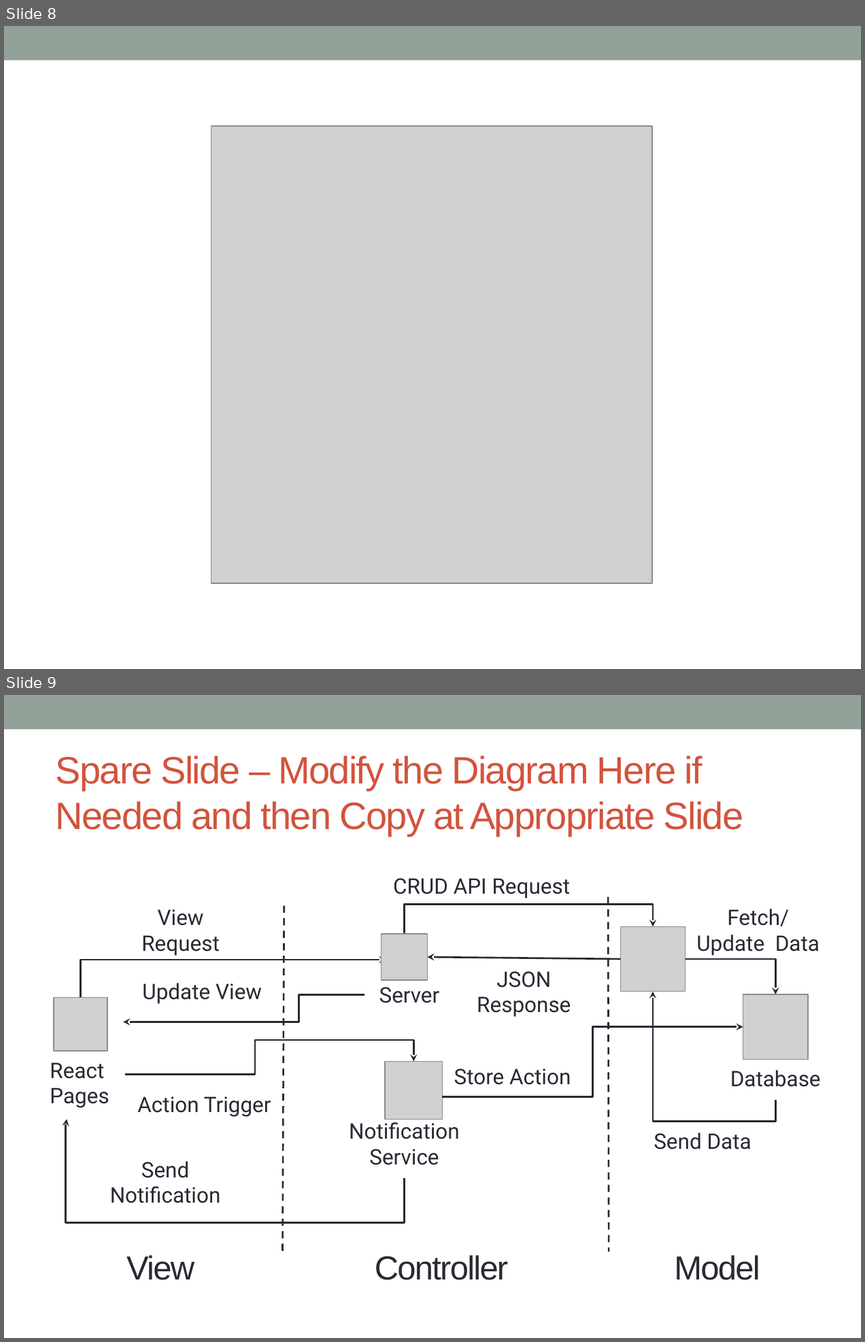
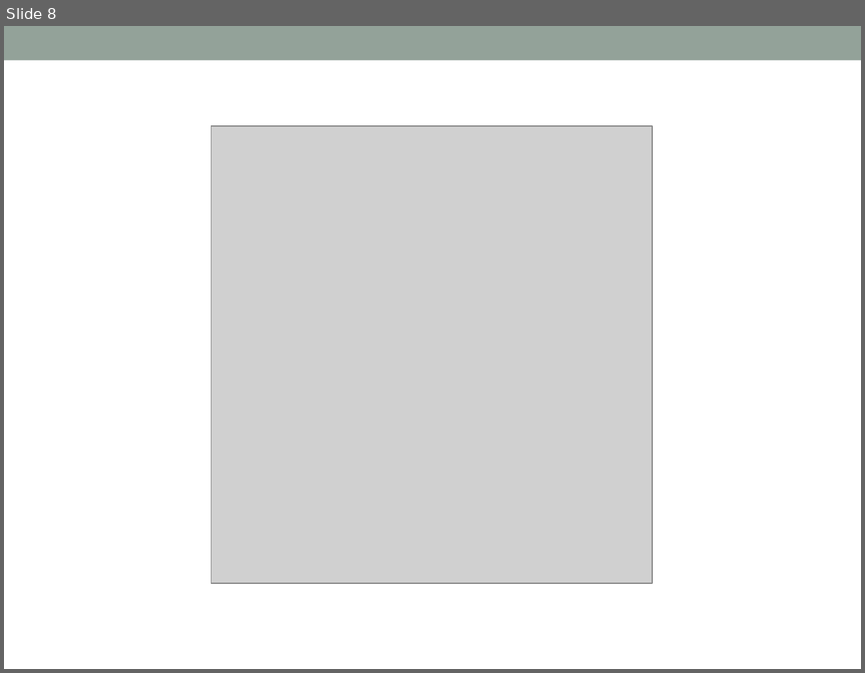
Before and after one commit to sheikhDipta003/CSE408-BUET-Software-Development, a slide deck: system-design/TechShoppers - System Architecture.pptx. Shown one above the other, each under a label of ours: slides 8 and 9 before the commit, slide 8 after it. The pictures are 865x1342 and 865x673 pixels, drawn with LibreOffice and Linux fonts; fonts in the diff are those of the drawing; grey boxes stand for pictures. Boxes give left, top, right and bottom in pixels: in the first picture for what was removed or moved away, otherwise in the second. Text is boxed around its words. In the diff, an @@ line names an element or a change of style, - is before the commit and + after.

Commit message:
[DOCS] System Arch, changed control flow diagram

```diff
--- a/system-design/TechShoppers - System Architecture.pptx
+++ b/system-design/TechShoppers - System Architecture.pptx
@@ slide 9 removed at (4, 695, 861, 1338), background #FFFFFF; not listed: 1 template element that a slide beside it also shows @@
@@ title removed at (56, 756, 744, 836) @@
-Spare Slide – Modify the Diagram Here if Needed and then Copy at Appropriate Slide
@@ text removed at (393, 878, 570, 898) @@
-CRUD API Request
@@ line removed from (608, 896) to (609, 1251) @@
@@ text removed at (141, 909, 220, 955) @@
-View Request
@@ line removed from (284, 906) to (283, 1253) @@
@@ elbow arrow removed from (404, 934) to (653, 926) @@
@@ text removed at (696, 909, 819, 955) @@
-Fetch/Update Data
@@ picture removed at (381, 934, 427, 981) @@
@@ picture removed at (620, 926, 685, 991) @@
@@ elbow arrow removed from (80, 998) to (386, 960) @@
@@ arrow removed from (620, 959) to (427, 957) @@
@@ elbow arrow removed from (685, 959) to (775, 994) @@
@@ text removed at (477, 971, 570, 1017) @@
-JSON Response
@@ picture removed at (54, 998, 107, 1051) @@
@@ elbow arrow removed from (364, 995) to (123, 1021) @@
@@ text removed at (142, 983, 262, 1004) @@
-Update View
@@ text removed at (379, 987, 440, 1003) @@
-Server
@@ elbow arrow removed from (775, 1100) to (653, 991) @@
@@ picture removed at (742, 994, 808, 1059) @@
@@ elbow arrow removed from (126, 1074) to (413, 1061) @@
@@ elbow arrow removed from (442, 1097) to (742, 1027) @@
@@ picture removed at (384, 1061, 442, 1118) @@
@@ text removed at (50, 1062, 109, 1108) @@
-React
-Pages
@@ text removed at (454, 1068, 570, 1085) @@
-Store Action
@@ text removed at (730, 1070, 821, 1087) @@
-Database
@@ text removed at (137, 1096, 271, 1117) @@
-Action Trigger
@@ elbow arrow removed from (404, 1177) to (67, 1119) @@
@@ text removed at (349, 1119, 460, 1165) @@
-Notification Service
@@ text removed at (653, 1132, 751, 1149) @@
-Send Data
@@ text removed at (110, 1161, 221, 1203) @@
-Send Notification
@@ text removed at (126, 1255, 194, 1280) @@
-View
@@ text removed at (375, 1255, 508, 1280) @@
-Controller
@@ text removed at (674, 1255, 759, 1280) @@
-Model
```
Also in this commit, not shown: 1 slide changed.
